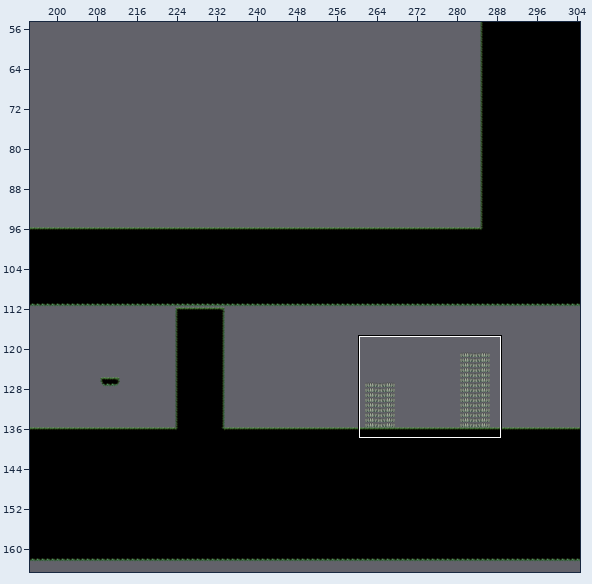
Tiled map, stored at Assets/Levels/1-Musgo/Musgo.tmx. Above, an overview of the earlier version with the close-up marked.
Close-up. Old version:
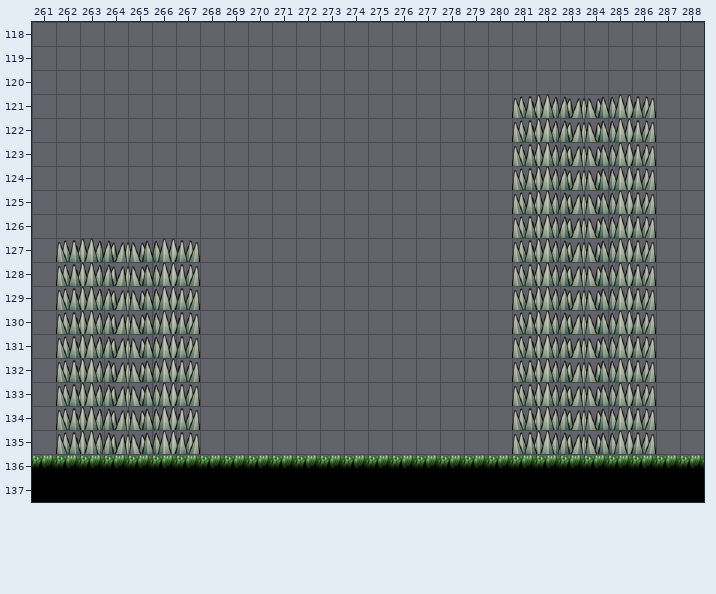
Cells are 32x32 px. Shown: x 261..288, y 118..137. The commit also changed other parts of the map, which this record leaves out. The commit also replaced the tileset; all pictures use the new one.
After the commit:
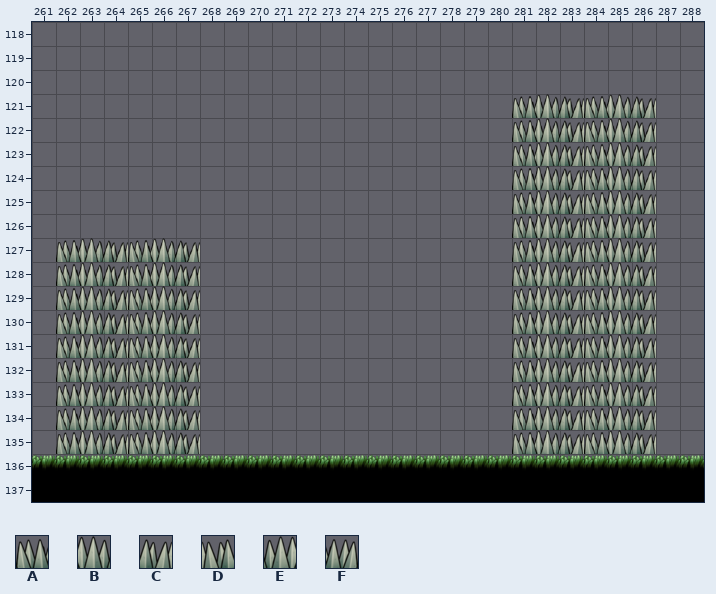
Key: from "MusgoTileSet": A 15, B 16, C 17, D 25, E 26, F 27.
_ is an empty cell, . an unchanged one.
Changes in this commit:
--- layer "DynamicGrounds"
@@ x 265..286 @@
-121 ...................DEF
-122 ...................DEF
-123 ...................DEF
-124 ...................DEF
-125 ...................DEF
-126 ...................DEF
-127 DEF................DEF
-128 DEF................DEF
-129 DEF................DEF
-130 DEF................DEF
-131 DEF................DEF
-132 DEF................DEF
-133 DEF................DEF
-134 DEF................DEF
-135 DEF................DEF
+121 ...................ABC
+122 ...................ABC
+123 ...................ABC
+124 ...................ABC
+125 ...................ABC
+126 ...................ABC
+127 ABC................ABC
+128 ABC................ABC
+129 ABC................ABC
+130 ABC................ABC
+131 ABC................ABC
+132 ABC................ABC
+133 ABC................ABC
+134 ABC................ABC
+135 ABC................ABC
Boxes around the changes in both close-ups, in picture pixels (x1, y1, x2, y2):
changed: (584, 94, 656, 454)
changed: (128, 238, 200, 454)
